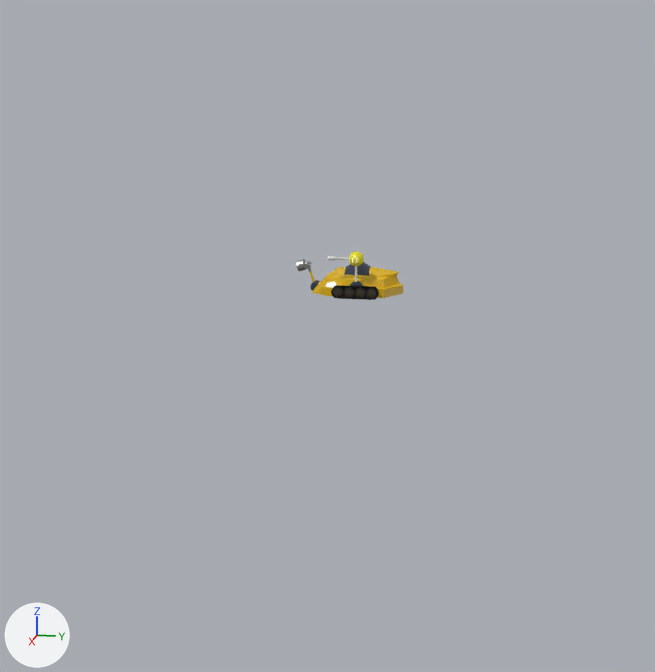
The Blender file artwork/bots/bot-1.blend: old version first, new version second.
Before and after are seen from a 50 mm lens placed at (19.33, 3.14, 3.82), pointed at (0.36, -0.66, -0.92). Arrows for +X, +Y and +Z are at lower left; the lights stay in place.

Objects in the first picture: 'BotBody1'.
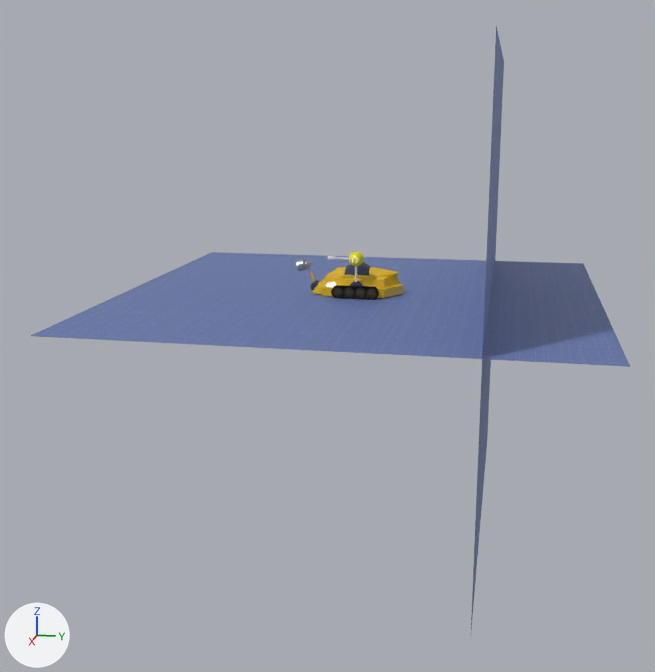
Diff of the bpy script that builds the scene:
```diff
--- a/artwork/bots/bot-1.blend.py
+++ b/artwork/bots/bot-1.blend.py
@@ img_floor_1_png @@
+img_floor_1_png = load_image('floor-1.png', '../images/tex/floor-1.png', 500, 500, 'sRGB')
@@ mat_floor @@
+mat_floor = principled_material('Floor')
+mat_floor.texture = img_floor_1_png
@@ me_plane_002 @@
+me_plane_002.from_pydata(...)  # 4 vertices, 1 face; spans x -1.0..1.0, y -1.0..1.0, z 0.0
+me_plane_002.materials.append(mat_floor)  # picture img_floor_1_png
@@ ob_floor_001 @@
+ob_floor_001 = bpy.data.objects.new('Floor.001', me_plane_002)
+ob_floor_001.location = (0.0, 2.81, 0.0)
+ob_floor_001.rotation_euler = (1.571, 0.0, 0.0)  # degrees (90, 0, 0)
+ob_floor_001.scale = (5.08, 5.08, 5.08)
@@ ob_floor @@
+ob_floor = bpy.data.objects.new('Floor', me_plane_002.copy())
+ob_floor.location = (0.0, 0.0, 0.0)
+ob_floor.scale = (5.08, 5.08, 5.08)
```

Boxes (x1, y1, x2, y2) around the edits, measured in the pictures (655 x 672 px):
'Floor', added (blue): after (31, 252, 630, 367)
'Floor.001', added (blue): after (470, 26, 504, 640)
